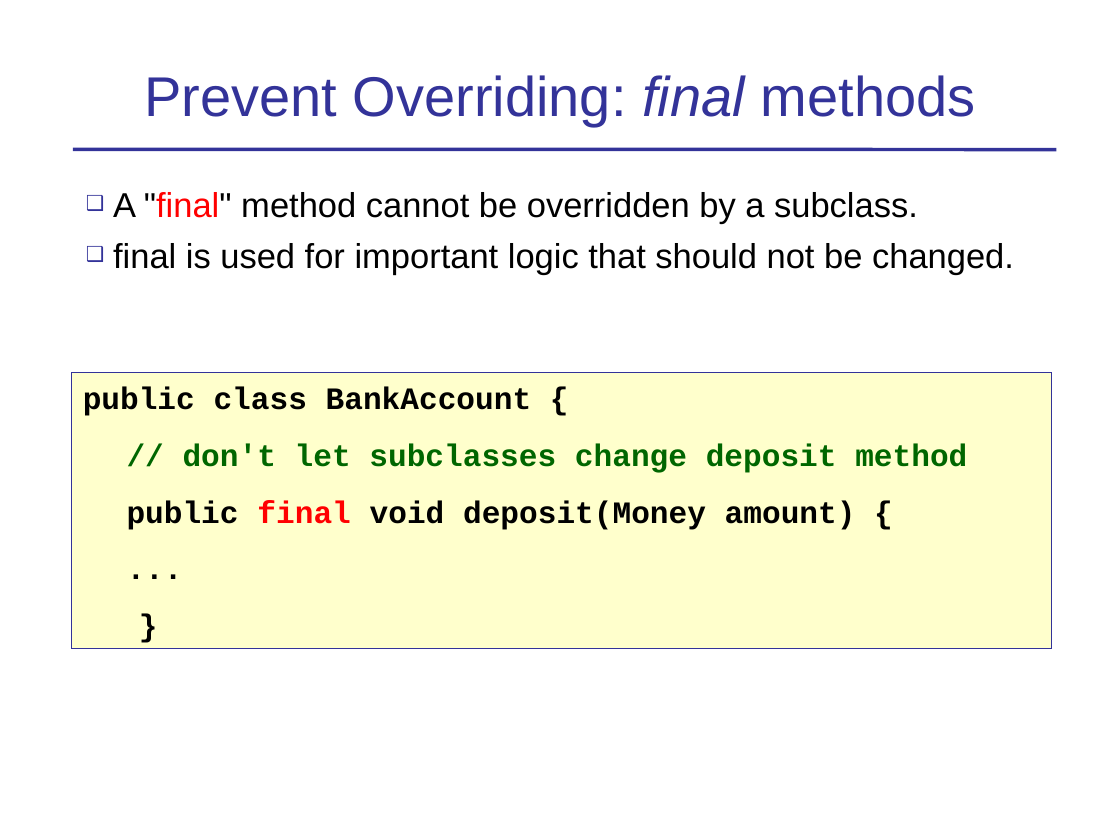
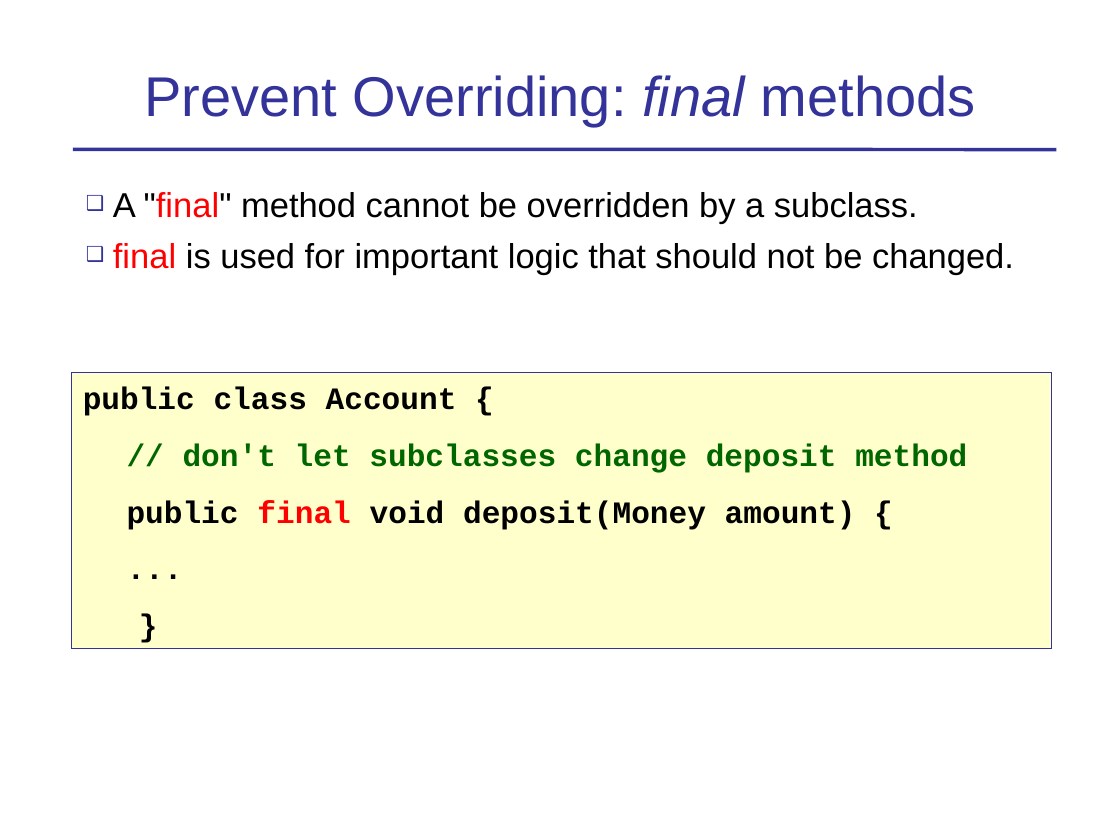
Before and after one commit to skeoop/skeoop.github.io, a slide deck: slide 33 of week4/Inheritance-1-Basics.ppt (slide 64 before the commit). Drawn at 1120x840 pixels with LibreOffice and Linux fonts; fonts in the diff are those of the drawing. Boxes give left, top, right and bottom in pixels: in the first picture for what was removed or moved away, otherwise in the second. Text is boxed around its words. In the diff, an @@ line names an element or a change of style, - is before the commit and + after.

```diff
--- a/week4/Inheritance-1-Basics.ppt
+++ b/week4/Inheritance-1-Basics.ppt
@@ text "A "final" method cannot be ..." at box(113, 192, 1014, 275): text colour #000000 to #FF0000 in "final" @@
@@ text in rectangle at box(83, 387, 457, 416): text changed @@
-public class BankAccount {
+public class Account {
```
Also in this commit, not shown: 19 other slides changed, 2 slides removed, 1 other file.
